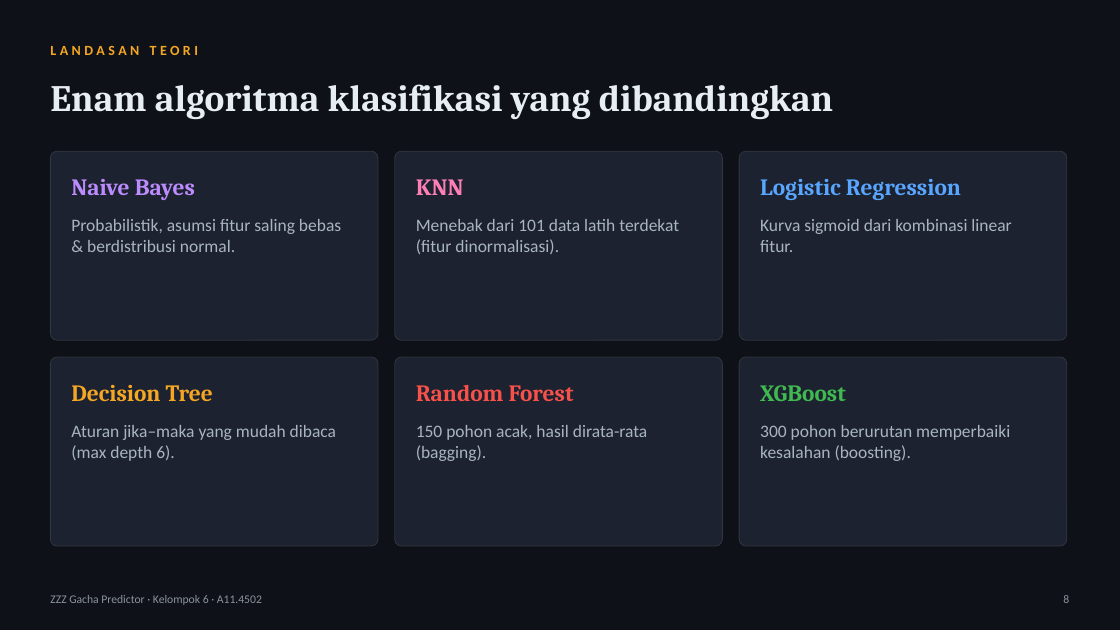
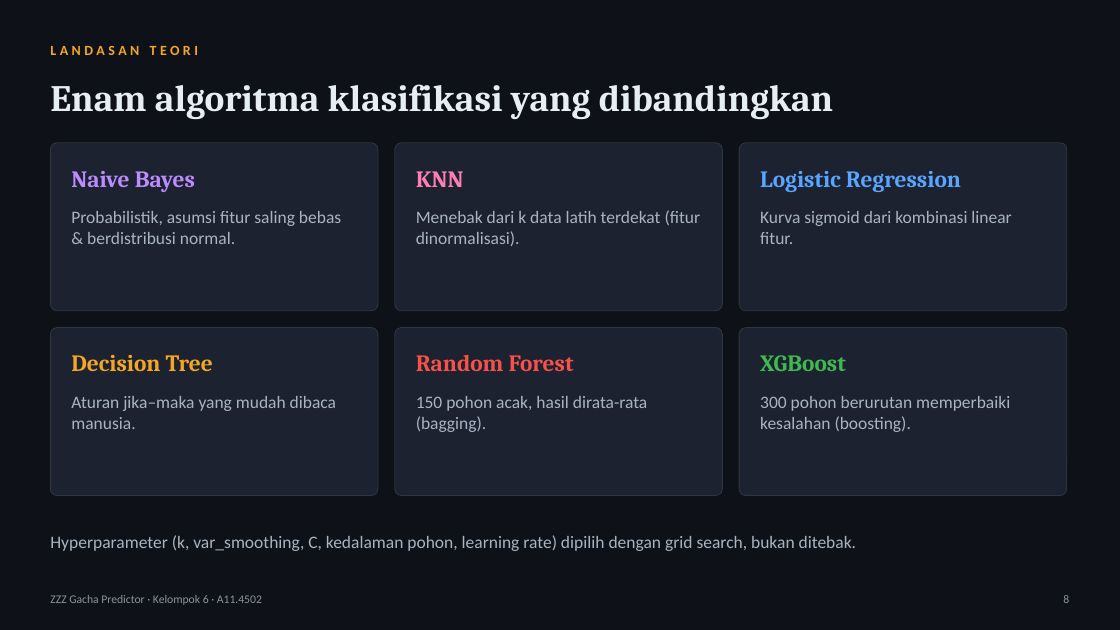
Before and after one commit to tehgeii/project-data-mining, a slide deck: slide 8 of docs/tugas/UAS_Slide_Kelompok6_A11.4502.pptx. Drawn at 1120x630 pixels with LibreOffice and Linux fonts; fonts in the diff are those of the drawing. Boxes give left, top, right and bottom in pixels: in the first picture for what was removed or moved away, otherwise in the second. Text is boxed around its words. In the diff, an @@ line names an element or a change of style, - is before the commit and + after.

Commit message:
Tambah grid search, uji signifikansi, dan tab pola soft pity
- Hyperparameter keenam algoritma dipilih dengan GridSearchCV (GroupKFold
  4-fold) pada 100 akun simulasi tambahan yang tidak dipakai untuk evaluasi.
  Pada eksperimen data asli, grid search diulang di dalam setiap fold
  (nested cross-validation).
- Uji t berpasangan terkoreksi (Nadeau & Bengio, 2003) terhadap model
  berakurasi tertinggi, termasuk penanda bila beberapa model seri.
- Halaman Perbandingan Algoritma: tab "Pola soft pity", tabel uji
  signifikansi, hyperparameter hasil grid search, dan pengaruh grid search
  pada data asli.
- Proposal, laporan, dan slide kini membaca tabel serta angka hasil langsung
  dari models/report.json (rep.js); subbab teori baru 2.7, Bab IV disusun
  ulang (hasil grid search dan uji signifikansi), grafik dan tangkapan layar
  dibuat ulang.
- LAPORAN.md, README, dan tanya jawab di PANDUAN_PENGUMPULAN disesuaikan.

```diff
--- a/docs/tugas/UAS_Slide_Kelompok6_A11.4502.pptx
+++ b/docs/tugas/UAS_Slide_Kelompok6_A11.4502.pptx
@@ rounded rectangle: place and size @@
-rounded rectangle at (50, 151, 378, 340)
+rounded rectangle at (50, 143, 378, 311)
@@ rounded rectangle: place and size @@
-rounded rectangle at (395, 151, 723, 340)
+rounded rectangle at (395, 143, 723, 311)
@@ rounded rectangle: place and size @@
-rounded rectangle at (739, 151, 1067, 340)
+rounded rectangle at (739, 143, 1067, 311)
@@ 3 texts: place and size @@
-3 texts at (71, 179, 961, 200)
+3 texts at (71, 171, 961, 192)
@@ text "Probabilistik, asumsi fitur saling bebas ...": place and size @@
-text "Probabilistik, asumsi fitur saling bebas ..." at (71, 219, 341, 252)
+text "Probabilistik, asumsi fitur saling bebas ..." at (71, 211, 341, 244)
@@ text "Kurva sigmoid dari kombinasi linear ...": place and size @@
-text "Kurva sigmoid dari kombinasi linear ..." at (760, 219, 1011, 252)
+text "Kurva sigmoid dari kombinasi linear ..." at (760, 211, 1011, 244)
@@ text at (416, 210, 701, 246): text changed @@
-Menebak dari 101 data latih terdekat (fitur dinormalisasi).
+Menebak dari k data latih terdekat (fitur dinormalisasi).
@@ rounded rectangle: place and size @@
-rounded rectangle at (50, 357, 378, 546)
+rounded rectangle at (50, 328, 378, 496)
@@ rounded rectangle: place and size @@
-rounded rectangle at (395, 357, 723, 546)
+rounded rectangle at (395, 328, 723, 496)
@@ proportions changed in 6 elements at (50, 143, 378, 311), (395, 143, 723, 311), (739, 143, 1067, 311), (50, 328, 378, 496), (395, 328, 723, 496), (739, 328, 1067, 496) @@
@@ rounded rectangle: place and size @@
-rounded rectangle at (739, 357, 1067, 546)
+rounded rectangle at (739, 328, 1067, 496)
@@ 3 texts: place and size @@
-3 texts at (71, 385, 846, 401)
+3 texts at (71, 355, 846, 371)
@@ text at (71, 396, 336, 429): text changed @@
-Aturan jika–maka yang mudah dibaca (max depth 6).
+Aturan jika–maka yang mudah dibaca manusia.
@@ text "150 pohon acak, hasil dirata-rata ...": place and size @@
-text "150 pohon acak, hasil dirata-rata ..." at (416, 425, 648, 461)
+text "150 pohon acak, hasil dirata-rata ..." at (416, 396, 648, 432)
@@ text "300 pohon berurutan memperbaiki kesalahan ...": place and size @@
-text "300 pohon berurutan memperbaiki kesalahan ..." at (760, 425, 1010, 461)
+text "300 pohon berurutan memperbaiki kesalahan ..." at (760, 396, 1010, 432)
@@ text added at (50, 535, 856, 551), 15 pt, text #A9B4C2 @@
+Hyperparameter (k, var_smoothing, C, kedalaman pohon, learning rate) dipilih dengan grid search, bukan ditebak.
```
Also in this commit, not shown: 8 other slides changed, 2 slides added, 25 other files.
